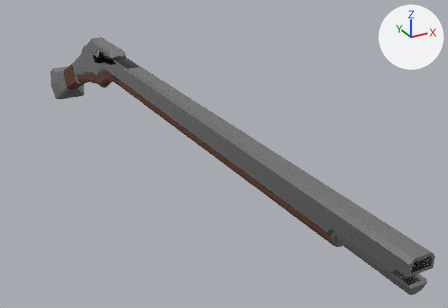
Renders of the FBX model Assets/boltaction_rifle.fbx from each side of a commit.
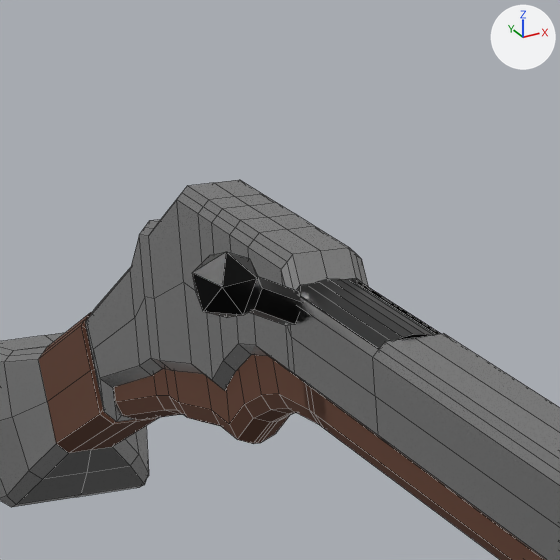
Each version appears first whole from a camera (50 mm lens) standing at (-0.433, -1.173, 0.355) and looking at (0.105, -0.194, -0.135), and next in a close-up on the part from 12% to 36% of the width and 1% to 36% of the height. The lights are fixed; the arrows at upper right show +X, +Y and +Z. The close-ups show mesh edges as thin lines. Where no turn or scale is listed for an object, it has been applied to the vertices.

Script lines for the objects in view, before the commit:
```python
me_cube_001 = bpy.data.meshes.new('Cube.001')
me_cube_001.from_pydata(...)  # 553 vertices, 536 faces; spans x -0.036..0.056, y -1.196..0.193, z -0.111..0.124
# faces by material slot: [396, 140]
me_cube_001.materials.append(mat_material_002)  # grey #acacac
me_cube_001.materials.append(mat_material_003)  # brown #694432
me_icosphere = bpy.data.meshes.new('Icosphere')
me_icosphere.from_pydata(...)  # 64 vertices, 34 faces; spans x 0.0301..0.0582, y -0.1461..-0.0454, z -0.0497..-0.0041
me_icosphere.materials.append(mat_material_005)  # black #000000
me_icosphere_001 = bpy.data.meshes.new('Icosphere.001')
me_icosphere_001.from_pydata(...)  # 22 vertices, 30 faces; spans x 9.86..16.17, y -7.92..3.53, z -3.0..3.0
me_icosphere_001.materials.append(mat_material_005)  # black #000000
ob_cube = bpy.data.objects.new('Cube', me_cube_001)
ob_cube.location = (-0.0121, 0.3911, -0.1014)
ob_icosphere = bpy.data.objects.new('Icosphere', me_icosphere)
ob_icosphere.location = (-0.0465, 0.1299, 0.0162)
ob_icosphere_001 = bpy.data.objects.new('Icosphere.001', me_icosphere_001)
ob_icosphere_001.location = (-0.0465, 0.1299, 0.0162)
ob_icosphere_001.rotation_euler = (2.675, 0.0, -1.571)  # degrees (153, 0, -90)
ob_icosphere_001.scale = (0.00426, 0.00426, 0.00426)
```
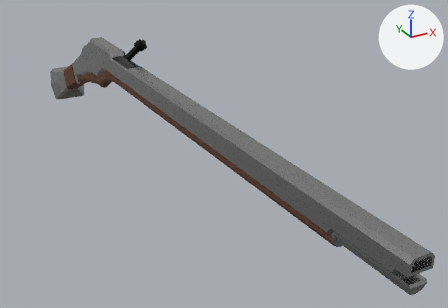
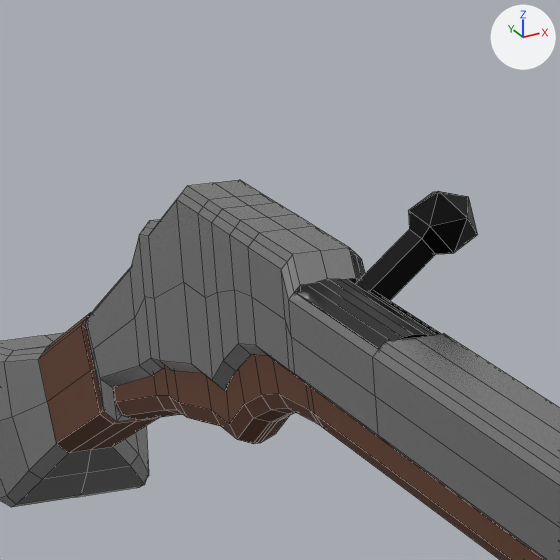
The change in detail:
me_icosphere_001 has 22 vertices, 30 faces and spans x 9.86..16.17, y -7.92..3.53, z -3.0..3.0.
me_icosphere_001 is used by ob_icosphere_001; location (-0.0465, 0.1299, 0.0162); rotation (2.675, 0.0, -1.571), in degrees (153, 0, -90); scale (0.00426, 0.00426, 0.00426).
me_icosphere_001 part 1: all 6 vertices in x 11.16..14.52, y -7.92..-7.2, z -1.77..1.75 are moved by (0.0, -2.51, 0.0).
me_icosphere_001 part 2: all 16 vertices in x 9.86..16.17, y -2.81..3.53, z -3.0..3.0 are moved by (0.0, 2.71, -0.05).
Object 'Icosphere.001' (ob_icosphere_001) moves from (-0.0465, 0.1299, 0.0162) to (0.0374, 0.1277, 0.024).
Object 'Icosphere.001' (ob_icosphere_001) turns from (153, 0, -90) to (39, 0, -90) degrees about x, y and z.

Changed parts and their boxes (x1, y1, x2, y2) in the close-ups (560 x 560 px; the box of a moved part takes in the faces that stretch with it):
'Icosphere.001', reshaped, moved, turned: before (193, 252, 301, 325); after (355, 191, 478, 300)
part 1 of me_icosphere_001, moved or reshaped: before (250, 276, 301, 325); after (355, 229, 436, 300)
part 2 of me_icosphere_001, moved or reshaped: before (193, 252, 262, 318); after (408, 191, 478, 254)
